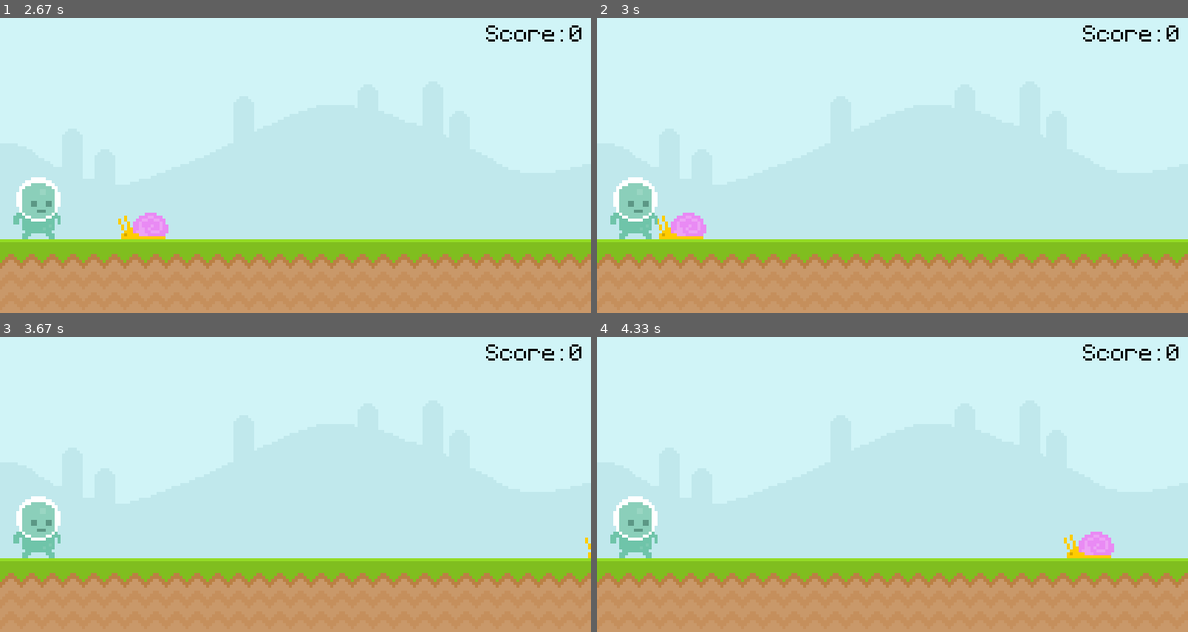
Above: before the commit, frames 1-4 (two rows, left to right).
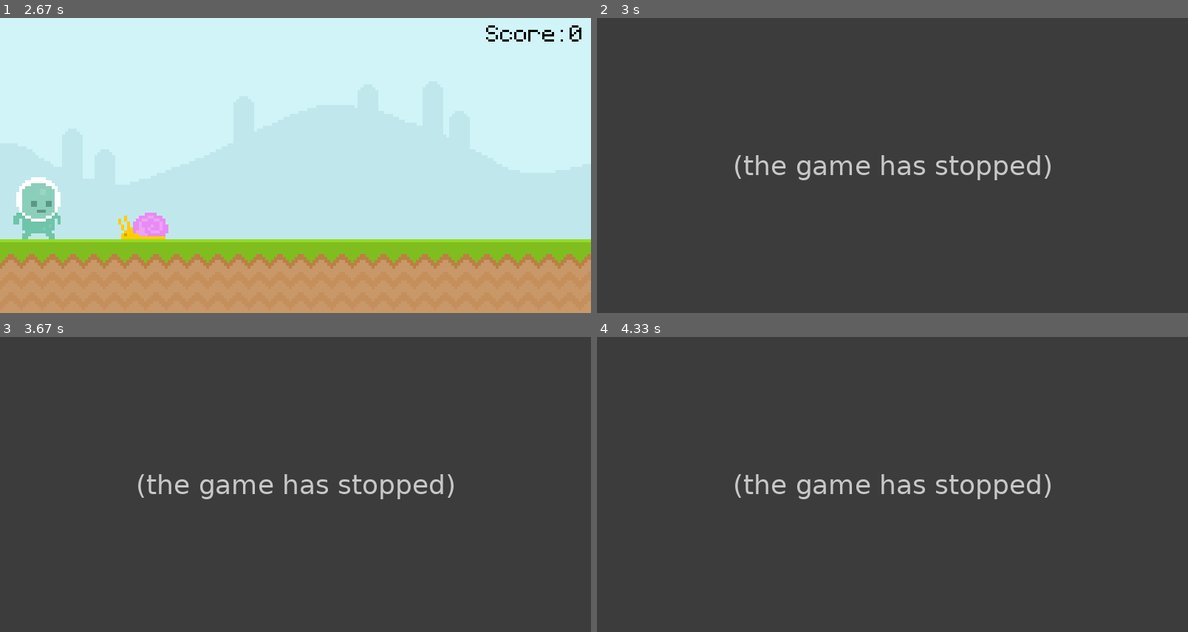
Above: after the commit, the same moments.

Repository: Zain-Khoso/pygame-runner
Game: pygame game, started from main.py
Same seed, same stepped clock (60 frames per second), same inputs: the game is played once before the commit and once after it.
Inputs (mouse positions are in pixels of both pictures, inside the frame that each line leads up to):
- Up to frame 1 (2.67 s): click (35, 206) at 0.38 s; click (35, 206) at 1.72 s
- Up to frame 2 (3 s): no input
- Up to frame 3 (3.67 s): no input
- Up to frame 4 (4.33 s): no input

Frame 1 is identical in both runs. In frame 2, 100% of the frame differs, in the area x 0-100%, y 0-100%; in frame 3, 100%; in frame 4, 100%.
After the commit the program exited at 2.97 s; later frames show no game.

Commit message:
new: Game over

Diff:
--- a/main.py
+++ b/main.py
@@ -51,5 +51,9 @@
         player_rect.bottom = 300
     screen.blit(player_surf, player_rect)
 
+    if player_rect.colliderect(snail_rect):
+        pygame.quit()
+        exit()
+
     pygame.display.update()
     clock.tick(60)
